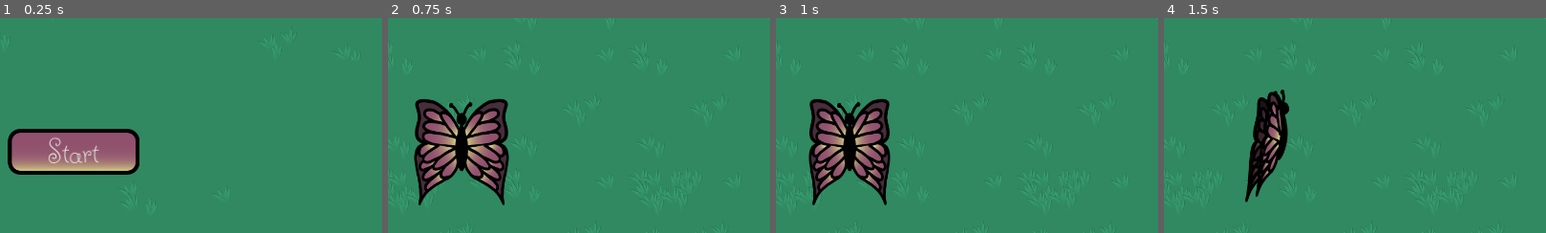
Above: before the commit, frames 1-4 (left to right).
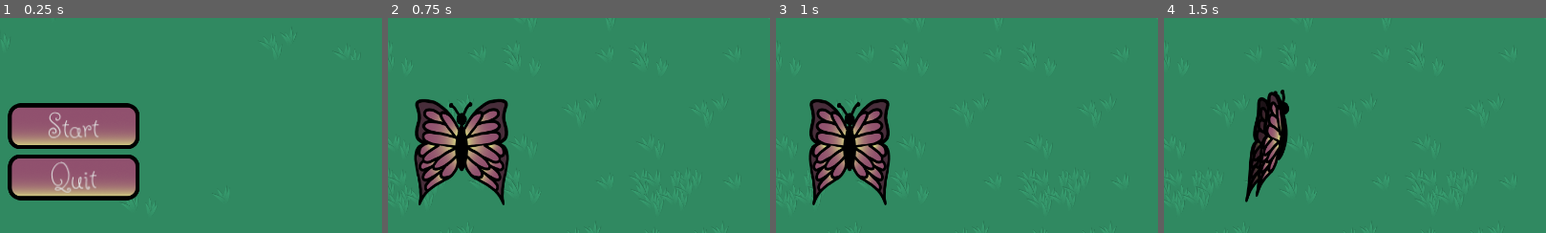
Above: after the commit, the same moments.

Repository: VRiveland/hungry-hungry-butterfly
Game: Godot game, scene res://Scenes/main_menu.tscn
Same seed, same stepped clock (60 frames per second), same inputs: the game is played once before the commit and once after it.
Inputs:
- Up to frame 1 (0.25 s): no input
- Up to frame 2 (0.75 s): click "Start" at 0.5 s
- Up to frame 3 (1 s): no input
- Up to frame 4 (1.5 s): hold D (move_right) from 1.28 s (still down); hold E (eat) from 1.28 s (still down)
The pictures show only the part of the screen within x 40-90%, y 19-69%; the shares and areas given below are measured in that part.

The runs differ from the first frame. In frame 1, 15% of the frame differs, in the area x 2-37%, y 39-85%; in frame 2, nothing differs; in frame 3, nothing differs; in frame 4, nothing differs.

Commit message:
Added quit button

Diff:
--- a/Scenes/main_menu.gd
+++ b/Scenes/main_menu.gd
@@ -2,15 +2,9 @@
 
 @onready var game_scene = preload("res://Scenes/game.tscn")
 
-# Called when the node enters the scene tree for the first time.
-func _ready():
-	pass # Replace with function body.
+func _on_start_button_pressed():
+	get_tree().change_scene_to_packed(game_scene)
 
 
-# Called every frame. 'delta' is the elapsed time since the previous frame.
-func _process(delta):
-	pass
-
-
-func _on_start_button_pressed():
-	get_tree().change_scene_to_packed(game_scene)
+func _on_quit_button_pressed():
+	get_tree().quit()
--- a/Scenes/main_menu.tscn
+++ b/Scenes/main_menu.tscn
@@ -1,8 +1,9 @@
-[gd_scene load_steps=4 format=3 uid="uid://b0fmu44v5p1p4"]
+[gd_scene load_steps=5 format=3 uid="uid://b0fmu44v5p1p4"]
 
 [ext_resource type="Script" path="res://Scenes/main_menu.gd" id="1_00nlv"]
-[ext_resource type="PackedScene" uid="uid://c15teltg0sexi" path="res://Scenes/utility/start_button.tscn" id="2_ajfjh"]
+[ext_resource type="PackedScene" uid="uid://c15teltg0sexi" path="res://Scenes/utility/menu buttons/start_button.tscn" id="2_ajfjh"]
 [ext_resource type="TileSet" uid="uid://mofbtwyy7o3n" path="res://Assets/tiles/ground.tres" id="2_gamiw"]
+[ext_resource type="PackedScene" uid="uid://cd8gxqk3ekomn" path="res://Scenes/utility/menu buttons/quit_button.tscn" id="4_bx10p"]
 
 [node name="MainMenu" type="Control"]
 layout_mode = 3
@@ -31,8 +32,13 @@
 offset_bottom = 46.0
 grow_horizontal = 2
 grow_vertical = 2
+theme_override_constants/separation = 10
 
 [node name="StartButton" parent="VBoxContainer" instance=ExtResource("2_ajfjh")]
 layout_mode = 2
 
+[node name="QuitButton" parent="VBoxContainer" instance=ExtResource("4_bx10p")]
+layout_mode = 2
+
 [connection signal="pressed" from="VBoxContainer/StartButton" to="." method="_on_start_button_pressed"]
+[connection signal="pressed" from="VBoxContainer/QuitButton" to="." method="_on_quit_button_pressed"]
--- /dev/null
+++ b/Scenes/utility/menu buttons/quit_button.tscn
@@ -0,0 +1,28 @@
+[gd_scene load_steps=8 format=3 uid="uid://cd8gxqk3ekomn"]
+
+[ext_resource type="FontFile" uid="uid://dv8rag8inyld8" path="res://Assets/ButterflyKids-Regular.ttf" id="1_3dcep"]
+[ext_resource type="Texture2D" uid="uid://cdpxxuul0onkf" path="res://Assets/ui/Plain menu button.png" id="2_tw6hi"]
+
+[sub_resource type="StyleBoxEmpty" id="StyleBoxEmpty_fnqtg"]
+
+[sub_resource type="StyleBoxEmpty" id="StyleBoxEmpty_ujmv1"]
+
+[sub_resource type="StyleBoxEmpty" id="StyleBoxEmpty_8otcg"]
+
+[sub_resource type="StyleBoxEmpty" id="StyleBoxEmpty_pb8fp"]
+
+[sub_resource type="StyleBoxEmpty" id="StyleBoxEmpty_284ii"]
+
+[node name="QuitButton" type="Button"]
+offset_right = 40.0
+offset_bottom = 40.0
+theme_override_fonts/font = ExtResource("1_3dcep")
+theme_override_font_sizes/font_size = 70
+theme_override_styles/normal = SubResource("StyleBoxEmpty_fnqtg")
+theme_override_styles/hover = SubResource("StyleBoxEmpty_ujmv1")
+theme_override_styles/pressed = SubResource("StyleBoxEmpty_8otcg")
+theme_override_styles/disabled = SubResource("StyleBoxEmpty_pb8fp")
+theme_override_styles/focus = SubResource("StyleBoxEmpty_284ii")
+text = "Quit"
+icon = ExtResource("2_tw6hi")
+icon_alignment = 1
Renamed: Scenes/utility/start_button.tscn -> Scenes/utility/menu buttons/start_button.tscn
